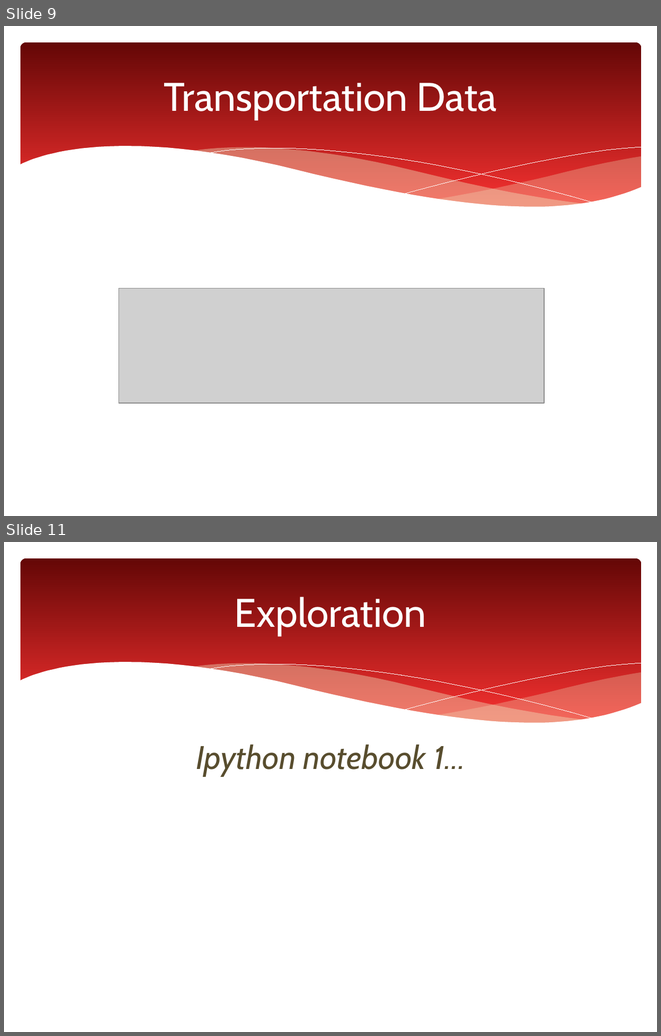
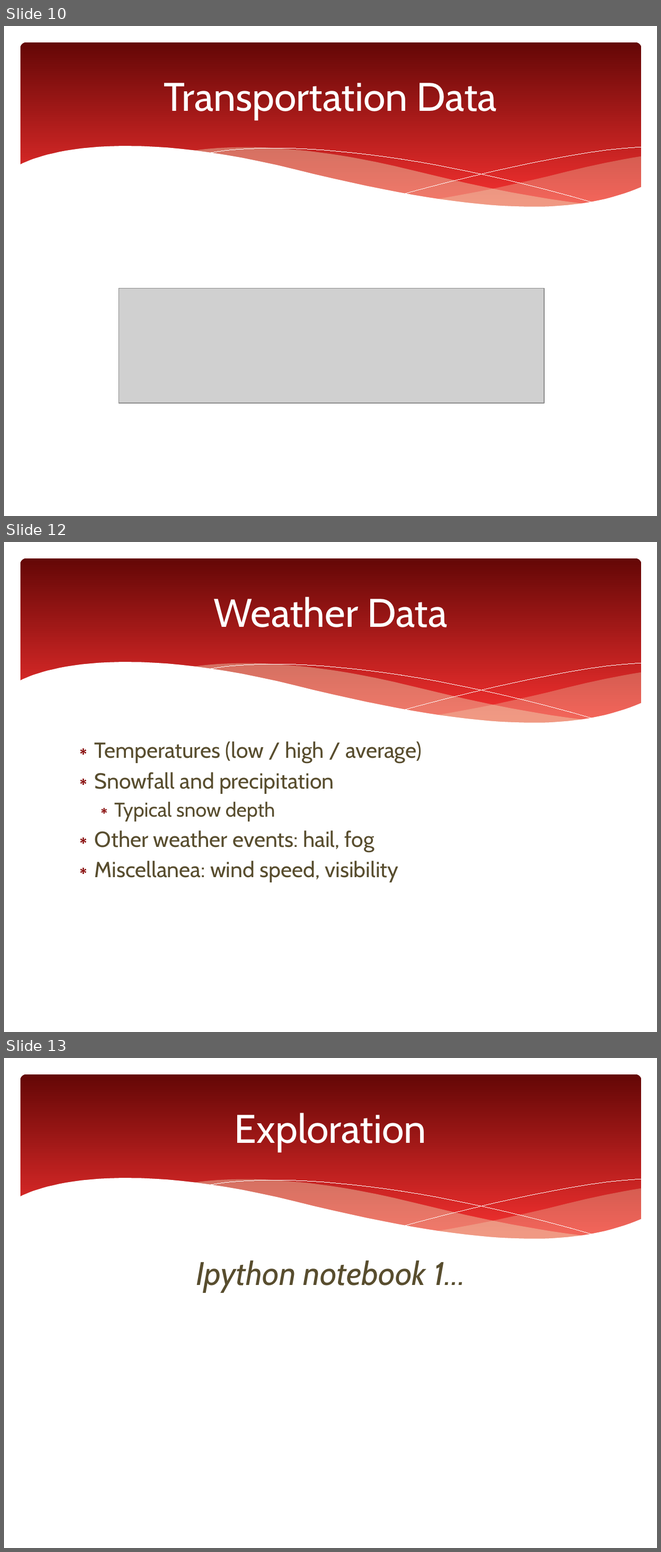
Before and after one commit to azampagl/harvard-capstone, a slide deck: docs/presentations/eval01/mbta-capstone_eval01.pptx. Shown one above the other, each under a label of ours: slides 9 and 11 before the commit, slides 10, 12 and 13 after it; the slides between them are not shown. The pictures are 661x1036 and 661x1552 pixels, drawn with LibreOffice and Linux fonts; fonts in the diff are those of the drawing; grey boxes stand for pictures. Boxes give left, top, right and bottom in pixels: in the first picture for what was removed or moved away, otherwise in the second. Text is boxed around its words. In the diff, an @@ line names an element or a change of style, - is before the commit and + after.

Commit message:
Added additional data information, weather details

```diff
--- a/docs/presentations/eval01/mbta-capstone_eval01.pptx
+++ b/docs/presentations/eval01/mbta-capstone_eval01.pptx
@@ slide 12 added at box(4, 542, 657, 1032), background #FFFFFF; not listed: 6 template elements that a slide beside it also shows @@
@@ title added at box(213, 597, 447, 627), 44 pt, text #FFFFFF @@
+Weather Data
@@ text added at box(95, 741, 422, 882), 24 pt, text #584D2E @@
+∗ Temperatures (low / high / average)
+∗ Snowfall and precipitation
+  ∗ Typical snow depth
+∗ Other weather events: hail, fog
+∗ Miscellanea: wind speed, visibility
@@ what was slide 9 is now slide 10 @@
@@ what was slide 11 is now slide 13 @@
```
Also in this commit, not shown: 1 slide changed, 2 other slides added, 1 slide removed.
